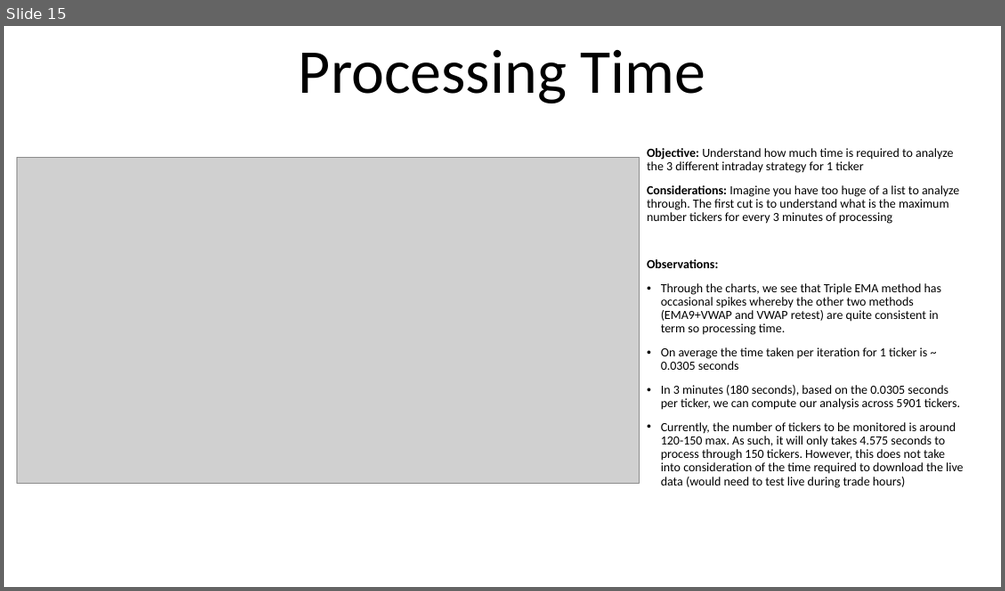
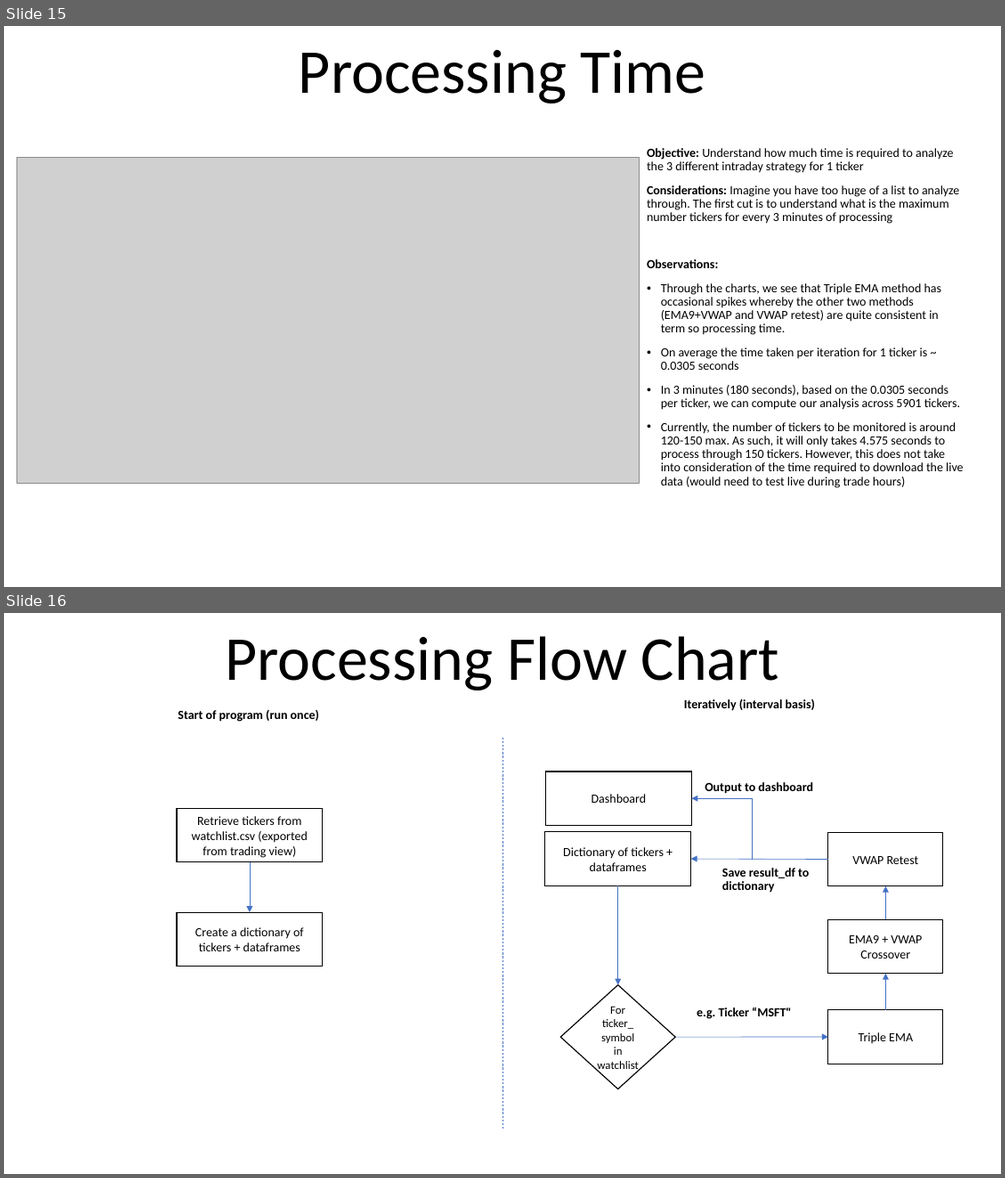
Before and after one commit to rogersct/Trade-Bot, a slide deck: Trade Bot.pptx. Shown one above the other, each under a label of ours: slide 15 before the commit, slides 15 and 16 after it. The pictures are 1005x591 and 1005x1178 pixels, drawn with LibreOffice and Linux fonts; fonts in the diff are those of the drawing; grey boxes stand for pictures. Boxes give left, top, right and bottom in pixels: in the first picture for what was removed or moved away, otherwise in the second. Text is boxed around its words. In the diff, an @@ line names an element or a change of style, - is before the commit and + after.

Commit message:
Plotly and Dash for dashboard output with interval based updates

```diff
--- a/Trade Bot.pptx
+++ b/Trade Bot.pptx
@@ slide 16 added at <box>4,613,1001,1174</box>, background #FFFFFF @@
@@ title added at <box>225,636,779,690</box>, 60 pt, text #000000 @@
+Processing Flow Chart
@@ text added at <box>178,710,319,722</box>, 12 pt, text #000000, bold @@
+Start of program (run once)
@@ text added at <box>684,699,815,711</box>, 12 pt, text #000000, bold @@
+Iteratively (interval basis)
@@ line added from (502, 737) to (502, 1130), #4472C4 0.5 pt dashed @@
@@ rectangle added at <box>545,771,691,826</box>, fill #FFFFFF, outline #000000 1 pt, 12 pt, text #000000 @@
+Dashboard
@@ elbow arrow added from (752, 859) to (691, 798), #4472C4 0.5 pt @@
@@ text added at <box>704,782,813,794</box>, 12 pt, text #000000, bold @@
+Output to dashboard
@@ rectangle added at <box>177,808,323,862</box>, fill #FFFFFF, outline #000000 1 pt, 12 pt, text #000000 @@
+Retrieve tickers from watchlist.csv (exported from trading view)
@@ rectangle added at <box>545,832,691,886</box>, fill #FFFFFF, outline #000000 1 pt, 12 pt, text #000000 @@
+Dictionary of tickers + dataframes
@@ rectangle added at <box>828,832,943,886</box>, fill #FFFFFF, outline #000000 1 pt, 12 pt, text #000000 @@
+VWAP Retest
@@ arrow added from (250, 862) to (250, 912), #4472C4 0.5 pt @@
@@ arrow added from (828, 859) to (691, 859), #4472C4 0.5 pt @@
@@ text added at <box>722,868,809,892</box>, 12 pt, text #000000, bold @@
+Save result_df to dictionary
@@ arrow added from (618, 886) to (618, 985), #4472C4 0.5 pt @@
@@ arrow added from (886, 919) to (886, 886), #4472C4 0.5 pt @@
@@ rectangle added at <box>177,912,323,966</box>, fill #FFFFFF, outline #000000 1 pt, 12 pt, text #000000 @@
+Create a dictionary of tickers + dataframes
@@ rectangle added at <box>828,919,943,973</box>, fill #FFFFFF, outline #000000 1 pt, 12 pt, text #000000 @@
+EMA9 + VWAP Crossover
@@ diamond added at <box>560,985,676,1088</box>, fill #FFFFFF, outline #000000 1 pt, 11 pt, text #000000 @@
+For ticker_
+symbol in watchlist
@@ arrow added from (886, 1010) to (886, 973), #4472C4 0.5 pt @@
@@ text added at <box>696,1007,791,1019</box>, 12 pt, text #000000, bold @@
+e.g. Ticker “MSFT"
@@ rectangle added at <box>828,1010,943,1064</box>, fill #FFFFFF, outline #000000 1 pt, 12 pt, text #000000 @@
+Triple EMA
@@ arrow added from (676, 1037) to (828, 1037), #4472C4 0.5 pt @@
```
Also in this commit, not shown: 7 other files.
